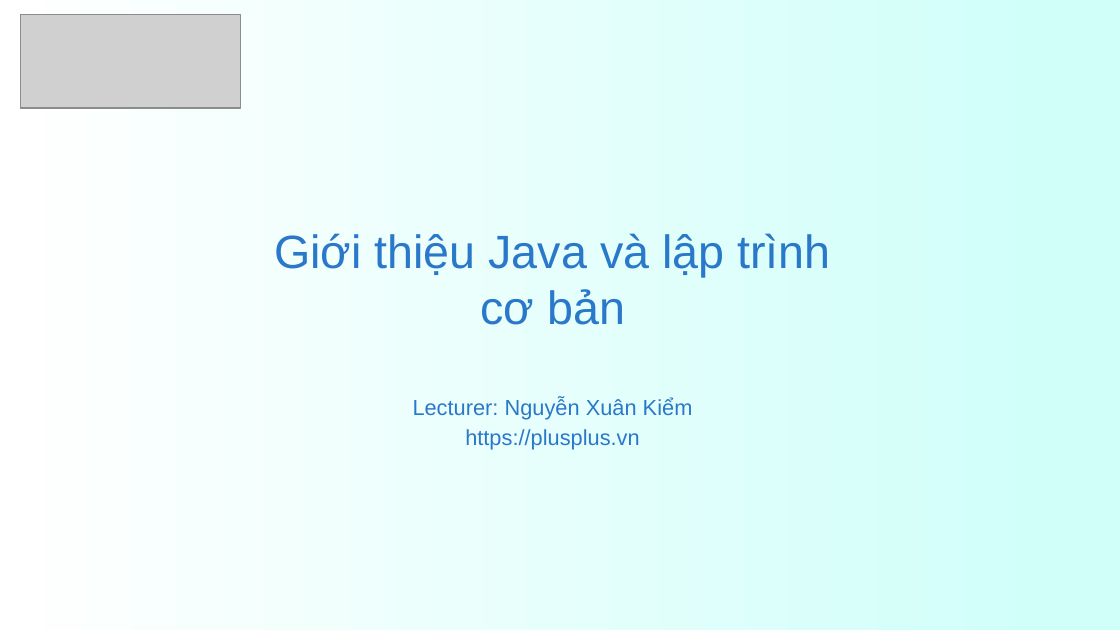
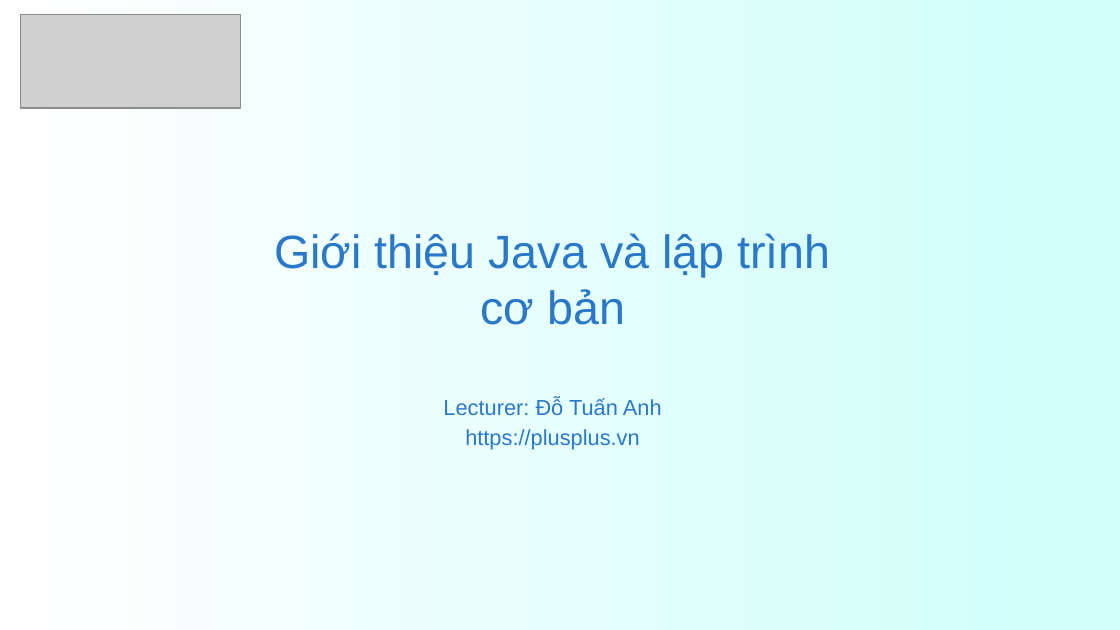
Before and after one commit to lamxung55/javacore, a slide deck: slide 1 of ppt/Java core - Lecture 1 - Introduction.pptx. Drawn at 1120x630 pixels with LibreOffice and Linux fonts; fonts in the diff are those of the drawing; grey boxes stand for pictures. Boxes give left, top, right and bottom in pixels: in the first picture for what was removed or moved away, otherwise in the second. Text is boxed around its words. In the diff, an @@ line names an element or a change of style, - is before the commit and + after.

```diff
--- a/ppt/Java core - Lecture 1 - Introduction.pptx
+++ b/ppt/Java core - Lecture 1 - Introduction.pptx
@@ text at bbox=[443, 398, 662, 415]: text changed @@
-Lecturer: Nguyễn Xuân Kiểm
+Lecturer: Đỗ Tuấn Anh
```
Also in this commit, not shown: 2 other slides changed, 1 slide added, 1 slide removed.
